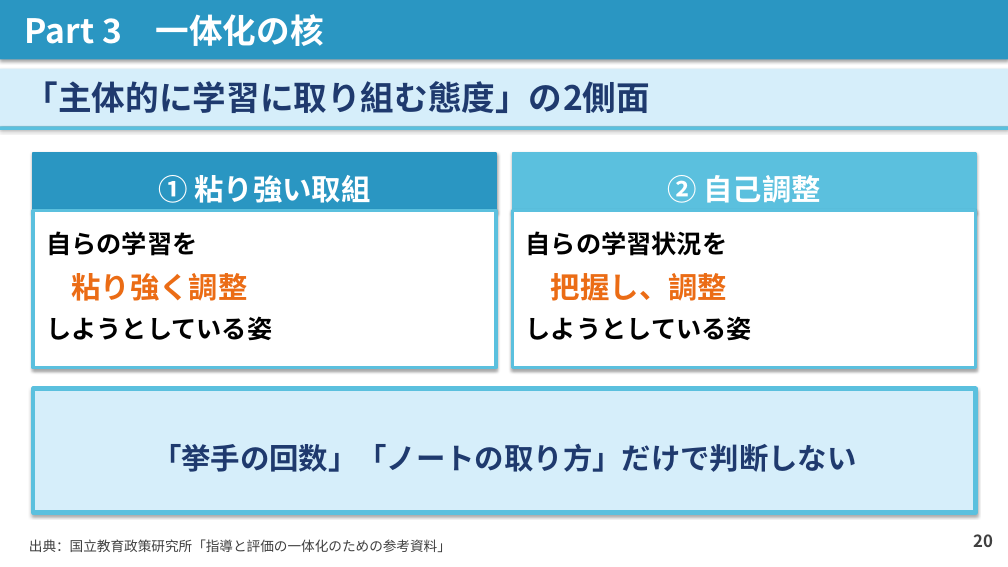
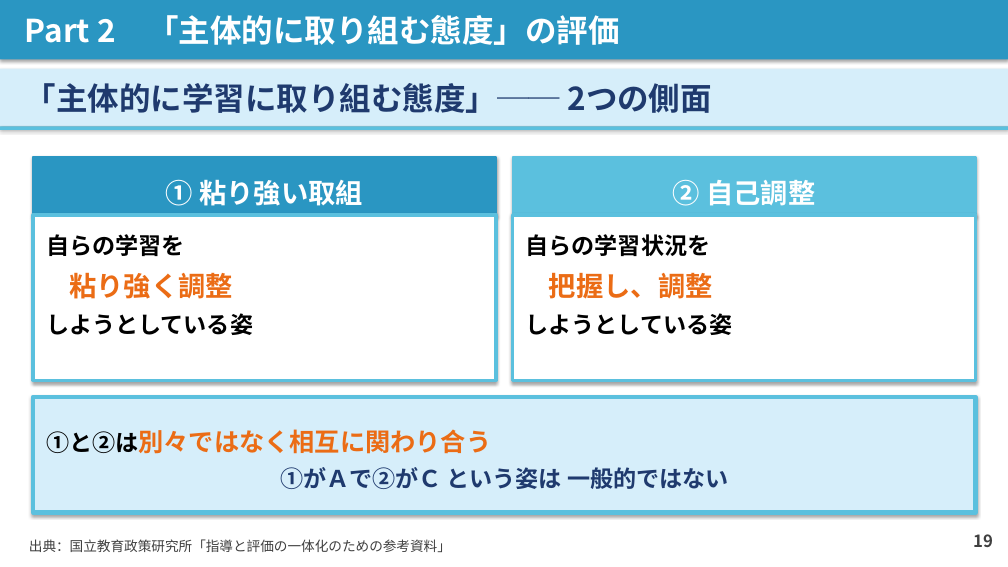
Before and after one commit to contynet730-star/con30, a slide deck: slide 19 of 講義スライド_石神井南中_20260603.pptx (slide 20 before the commit). Drawn at 1008x567 pixels with LibreOffice and Linux fonts; fonts in the diff are those of the drawing. Boxes give left, top, right and bottom in pixels: in the first picture for what was removed or moved away, otherwise in the second. Text is boxed around its words. In the diff, an @@ line names an element or a change of style, - is before the commit and + after.

```diff
--- a/講義スライド_石神井南中_20260603.pptx
+++ b/講義スライド_石神井南中_20260603.pptx
@@ text in rectangle at [25, 15, 619, 45]: text changed; size 32 to 30 pt @@
-Part 3 一体化の核
+Part 2 「主体的に取り組む態度」の評価
@@ text in rectangle at [25, 83, 712, 113]: text changed; size 32 to 30 pt @@
-「主体的に学習に取り組む態度」の2側面
+「主体的に学習に取り組む態度」── 2つの側面
@@ rectangle "① 粘り強い取組": place and size @@
-rectangle "① 粘り強い取組" at [33, 153, 496, 211]
+rectangle "① 粘り強い取組" at [33, 157, 496, 216]
@@ rectangle "① 粘り強い取組" at [33, 157, 496, 216]: size 28 to 26 pt @@
@@ rectangle "② 自己調整": place and size @@
-rectangle "② 自己調整" at [513, 153, 975, 211]
+rectangle "② 自己調整" at [513, 157, 975, 216]
@@ rectangle "② 自己調整" at [513, 157, 975, 216]: size 28 to 26 pt @@
@@ rectangle "自らの学習を": place and size @@
-rectangle "自らの学習を" at [33, 211, 496, 368]
+rectangle "自らの学習を" at [33, 215, 496, 380]
@@ rectangle "自らの学習を" at [33, 215, 496, 380]: size 24 to 22 pt in "自らの学習を", "しようとしている姿"; size 28 to 26 pt in "粘り強く調整" @@
@@ rectangle "自らの学習状況を": place and size @@
-rectangle "自らの学習状況を" at [513, 211, 975, 368]
+rectangle "自らの学習状況を" at [513, 215, 975, 380]
@@ rectangle "自らの学習状況を" at [513, 215, 975, 380]: size 24 to 22 pt in "自らの学習状況を", "しようとしている姿"; size 28 to 26 pt in "把握し、調整" @@
@@ rectangle "①と②は別々ではなく相互に関わり合う": place and size @@
-rectangle "①と②は別々ではなく相互に関わり合う" at [33, 389, 976, 513]
+rectangle "①と②は別々ではなく相互に関わり合う" at [33, 397, 976, 513]
@@ text in rectangle at [280, 467, 728, 489]: text changed; size 28 to 22 pt @@
-「挙手の回数」「ノートの取り方」だけで判断しない
+①と②は別々ではなく相互に関わり合う
+①がＡで②がＣ という姿は 一般的ではない
@@ text at [973, 534, 993, 547]: text changed @@
-20
+19
```
Also in this commit, not shown: 16 other slides changed, 13 slides added, 13 slides removed, 1 other file.
